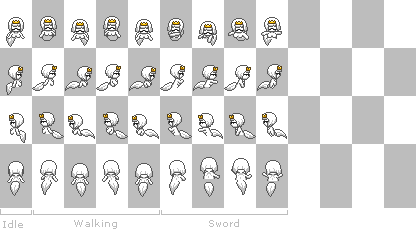
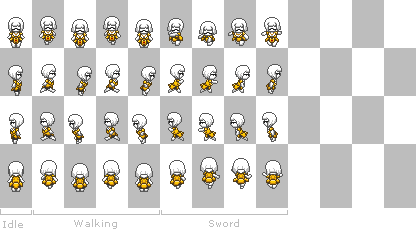
Layered file, before and after one edit (416px x 242px). Changes by layer:
hid "Krone Final" over [9, 19, 282, 120]
showed "Plate", painted on it over [9, 29, 280, 189]
hid "Schweif" over [6, 26, 287, 197]
showed "Beine Final" over [10, 36, 279, 192]
